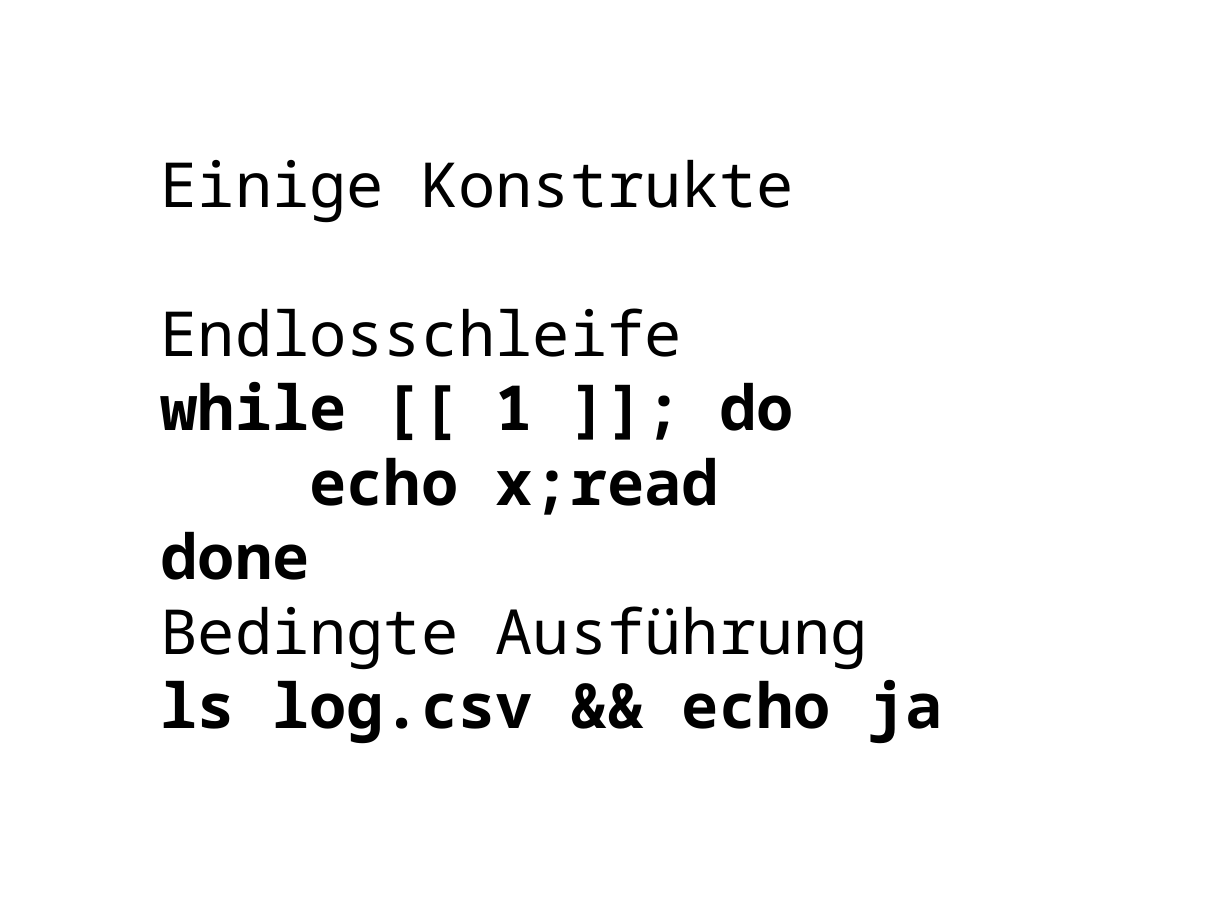
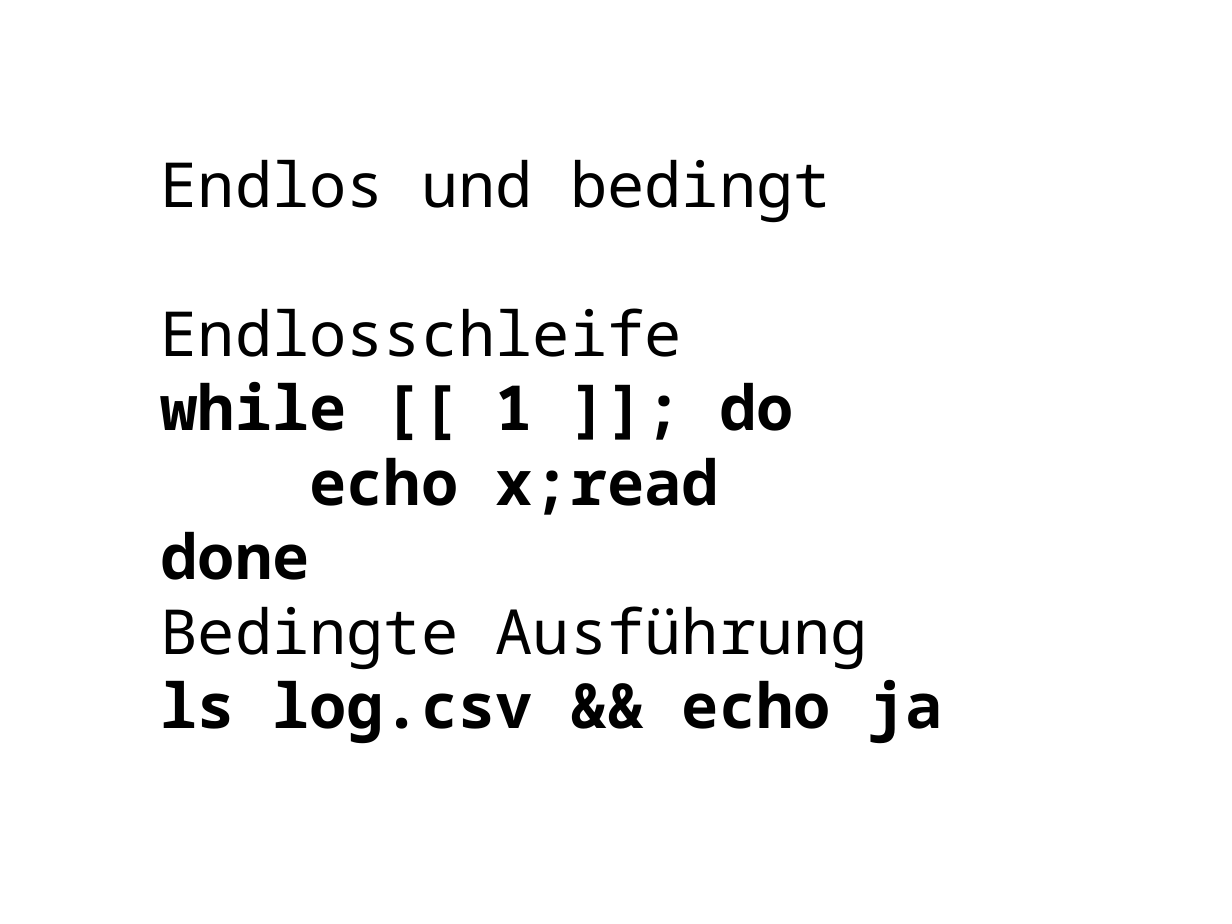
Before and after one commit to koospal/docker, a slide deck: slide 67 of bash/2019-bashing.odp (slide 64 before the commit). Drawn at 1232x924 pixels with LibreOffice and Linux fonts; fonts in the diff are those of the drawing; background and template pictures are left out. Boxes give left, top, right and bottom in pixels: in the first picture for what was removed or moved away, otherwise in the second. Text is boxed around its words. In the diff, an @@ line names an element or a change of style, - is before the commit and + after.

```diff
--- a/bash/2019-bashing.odp
+++ b/bash/2019-bashing.odp
@@ text at box(161, 159, 831, 223): text changed @@
-Einige Konstrukte
+Endlos und bedingt
```
Also in this commit, not shown: 6 other slides changed, 6 slides added.
